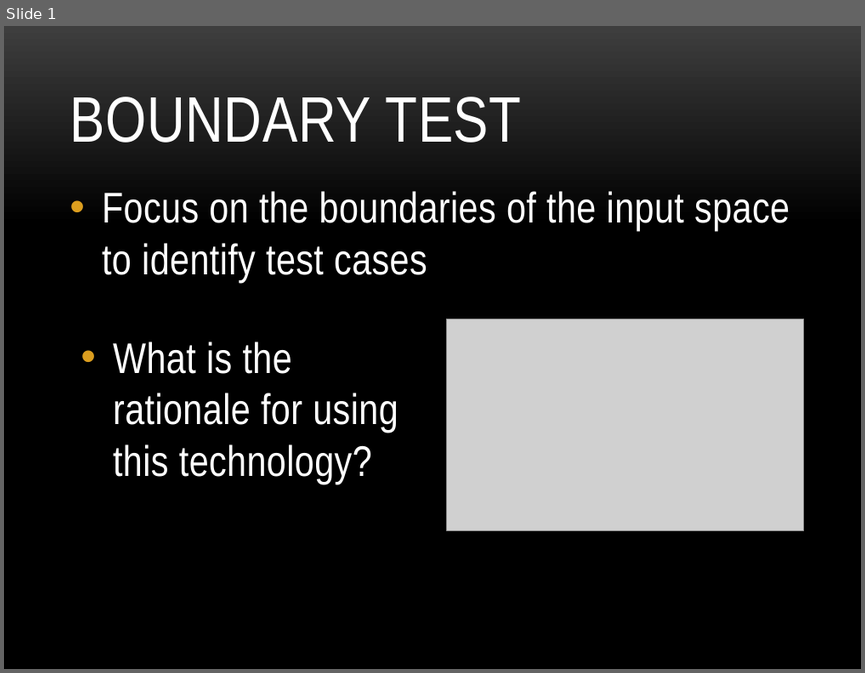
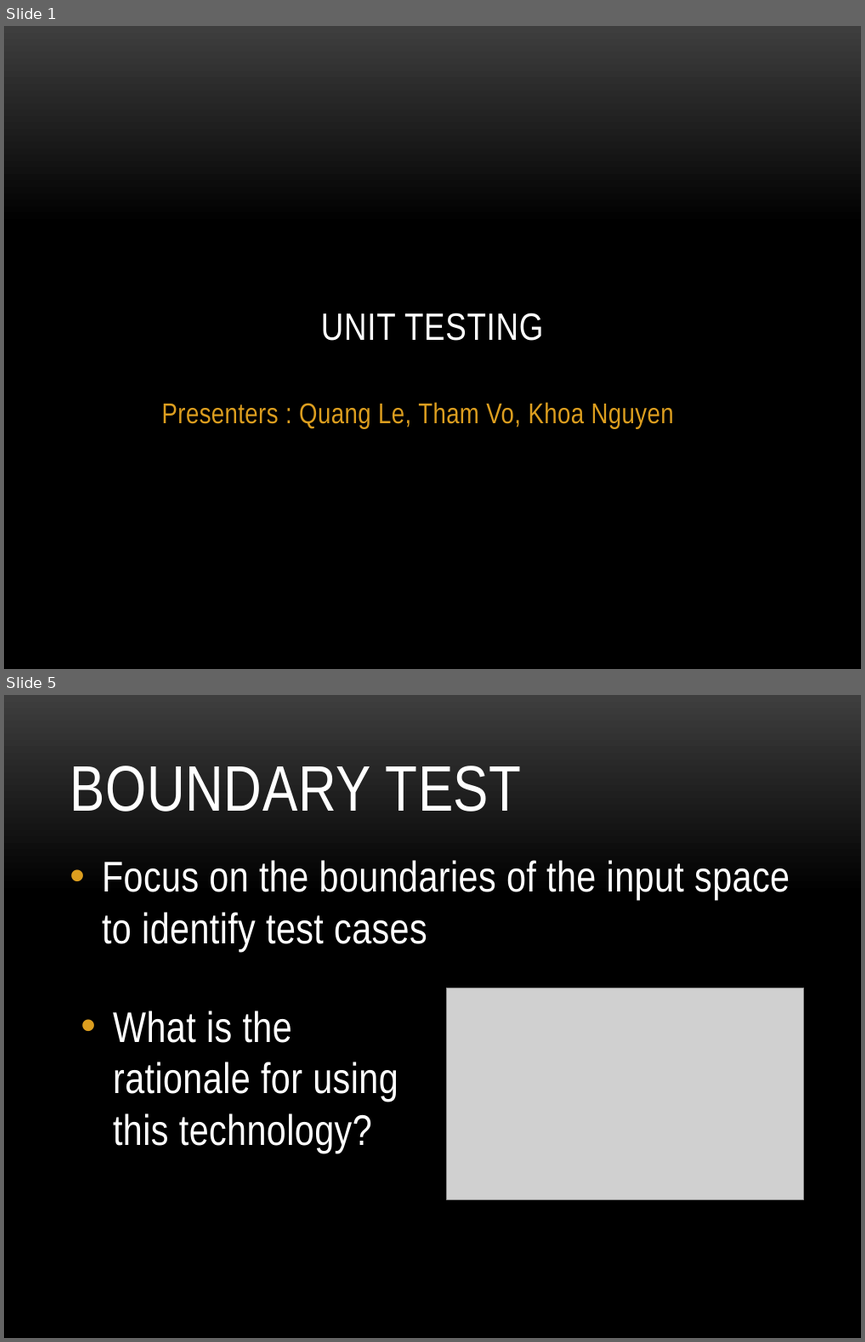
Before and after one commit to khoanguyen/UnitTestDemo, a slide deck: UnitTest.pptx. Shown one above the other, each under a label of ours: slide 1 before the commit, slides 1 and 5 after it; the slides between them are not shown. The pictures are 865x673 and 865x1342 pixels, drawn with LibreOffice and Linux fonts; fonts in the diff are those of the drawing; grey boxes stand for pictures; background and template pictures are left out. Boxes give left, top, right and bottom in pixels: in the first picture for what was removed or moved away, otherwise in the second. Text is boxed around its words. In the diff, an @@ line names an element or a change of style, - is before the commit and + after.

```diff
--- a/UnitTest.pptx
+++ b/UnitTest.pptx
@@ slide 1 added at (x1=4, y1=26, x2=861, y2=669), background gradient #3F3F3F to #000000 @@
@@ title added at (x1=321, y1=312, x2=543, y2=340), 32 pt, text #FFFFFF @@
+UNIT TESTING
@@ subtitle added at (x1=162, y1=402, x2=674, y2=428), 24 pt, text #DC9E1F @@
+Presenters : Quang Le, Tham Vo, Khoa Nguyen
@@ what was slide 1 is now slide 5 @@
```
Also in this commit, not shown: 2 slides changed, 13 other slides added, 1 slide removed.
